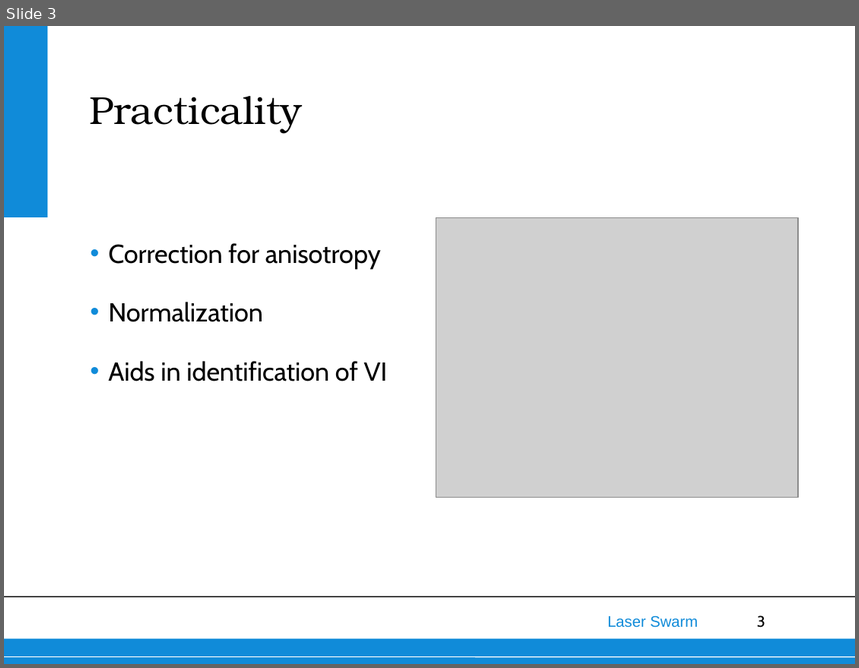
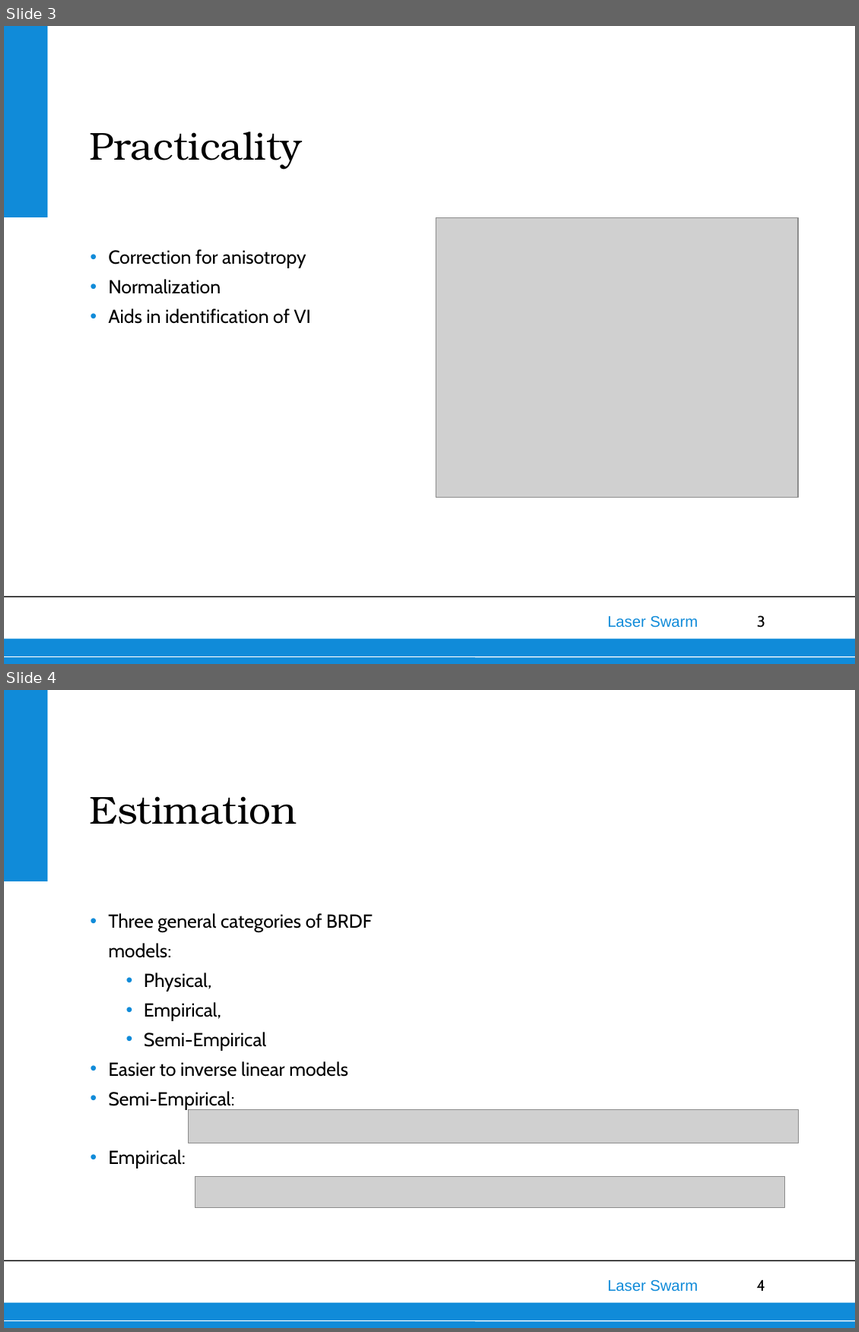
Before and after one commit to thewisenerd/laser-swarm, a slide deck: finalPresentation/subsections/BRDF.ppt. Shown one above the other, each under a label of ours: slide 3 before the commit, slides 3 and 4 after it. The pictures are 859x668 and 859x1332 pixels, drawn with LibreOffice and Linux fonts; fonts in the diff are those of the drawing; grey boxes stand for pictures; background and template pictures are left out. Boxes give left, top, right and bottom in pixels: in the first picture for what was removed or moved away, otherwise in the second. Text is boxed around its words. In the diff, an @@ line names an element or a change of style, - is before the commit and + after.

```diff
--- a/finalPresentation/subsections/BRDF.ppt
+++ b/finalPresentation/subsections/BRDF.ppt
@@ slide 4 added at [4, 690, 855, 1328], background #FFFFFF; not listed: 6 template elements that a slide beside it also shows @@
@@ title added at [89, 796, 297, 825], 33 pt, text #000000 @@
+Estimation
@@ text added at [108, 913, 373, 1169], 16 pt, text #000000 @@
+• Three general categories of BRDF models:
+  • Physical,
+  • Empirical,
+  • Semi-Empirical
+• Easier to inverse linear models
+• Semi-Empirical:
+• Empirical:
@@ picture added at [188, 1110, 798, 1144] @@
@@ picture added at [195, 1177, 785, 1208] @@
@@ slide 3 changed as well @@
@@ title "Practicality": place and size @@
-title "Practicality" at [89, 96, 302, 134]
+title "Practicality" at [89, 132, 302, 169]
@@ text "Correction for anisotropy" at [108, 249, 311, 324]: size 22 to 16 pt @@
```
Also in this commit, not shown: 3 other slides changed, 1 other slide added, 2 slides removed.
